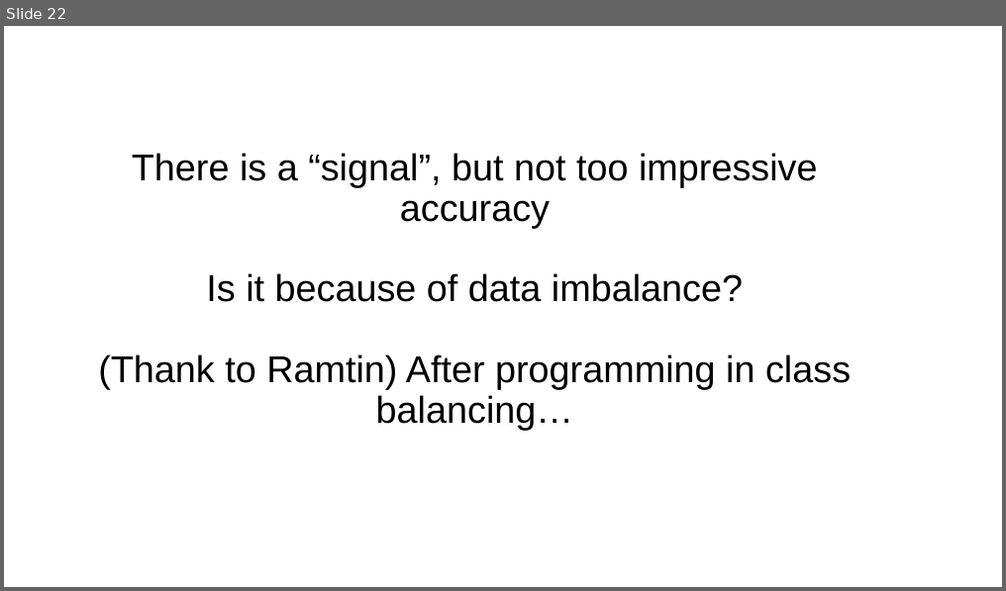
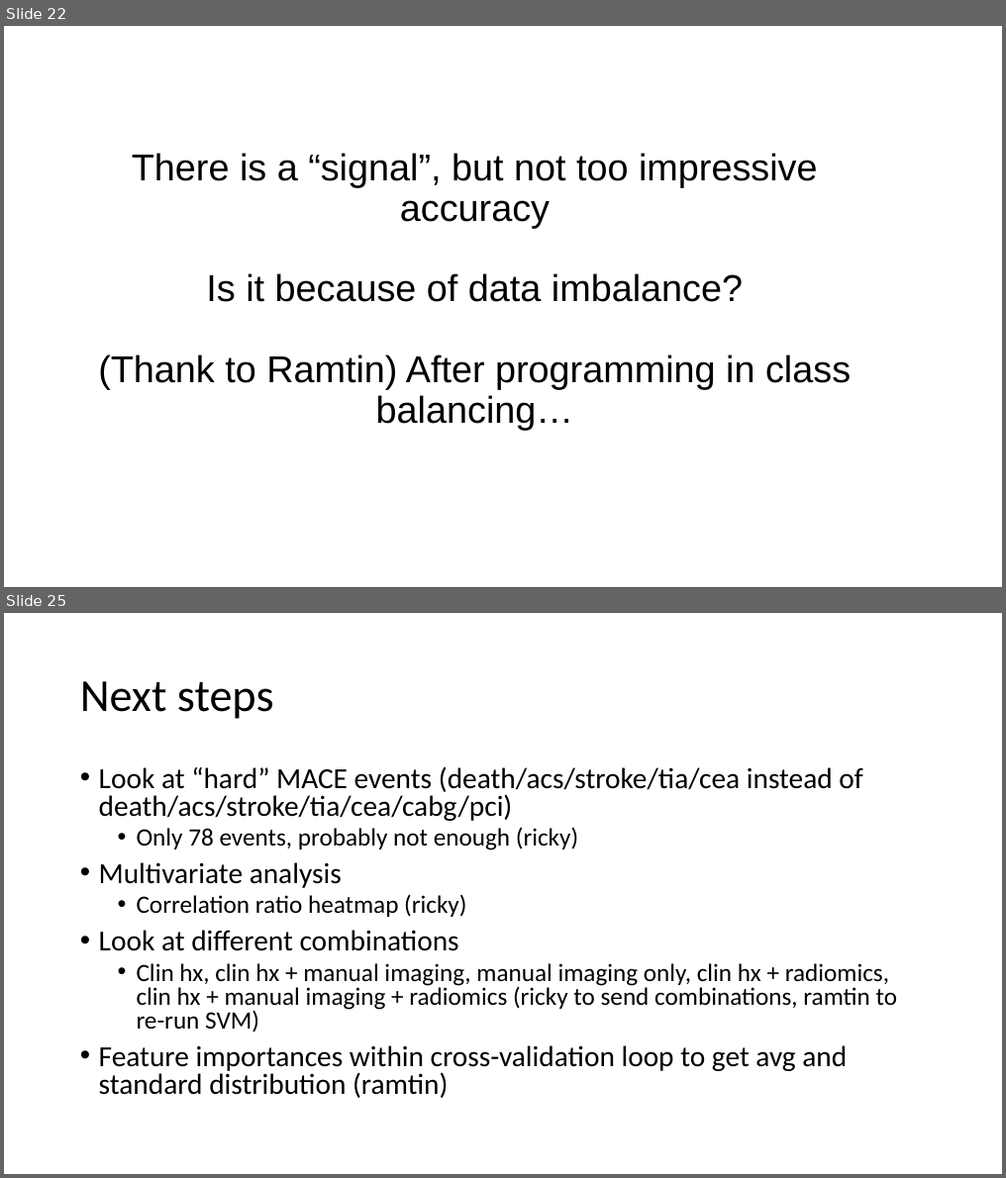
Before and after one commit to ricky-hu/carotid, a slide deck: mar2update.pptx. Shown one above the other, each under a label of ours: slide 22 before the commit, slides 22 and 25 after it; the slides between them are not shown. The pictures are 1006x591 and 1006x1178 pixels, drawn with LibreOffice and Linux fonts; fonts in the diff are those of the drawing. Boxes give left, top, right and bottom in pixels: in the first picture for what was removed or moved away, otherwise in the second. Text is boxed around its words. In the diff, an @@ line names an element or a change of style, - is before the commit and + after.

```diff
--- a/mar2update.pptx
+++ b/mar2update.pptx
@@ slide 25 added at (4, 613, 1002, 1174), background #FFFFFF @@
@@ title added at (80, 681, 274, 719), 44 pt, text #000000 @@
+Next steps
@@ text added at (99, 766, 897, 1098), 28 pt, text #000000 @@
+• Look at “hard” MACE events (death/acs/stroke/tia/cea instead of death/acs/stroke/tia/cea/cabg/pci)
+  • Only 78 events, probably not enough (ricky)
+• Multivariate analysis
+  • Correlation ratio heatmap (ricky)
+• Look at different combinations
+  • Clin hx, clin hx + manual imaging, manual imaging only, clin hx + radiomics, clin hx + manual imaging + radiomics (ricky to send combinations, ramtin to re-run SVM)
+• Feature importances within cross-validation loop to get avg and standard distribution (ramtin)
```
Also in this commit, not shown: 2 slides changed, 3 other files.
